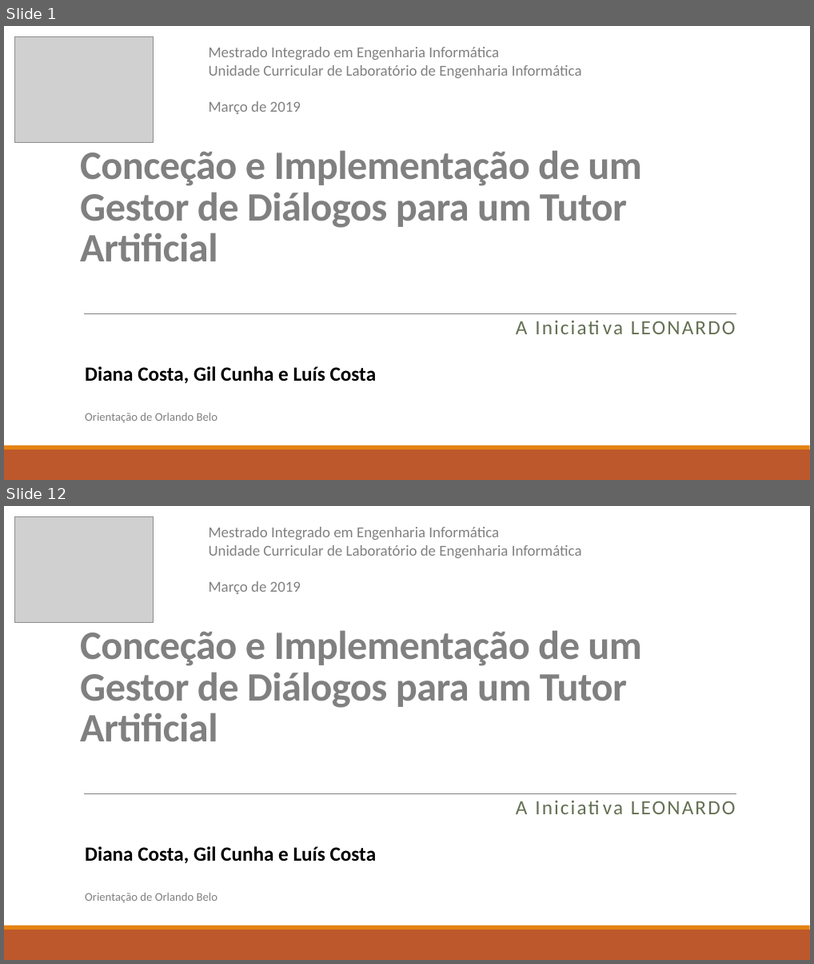
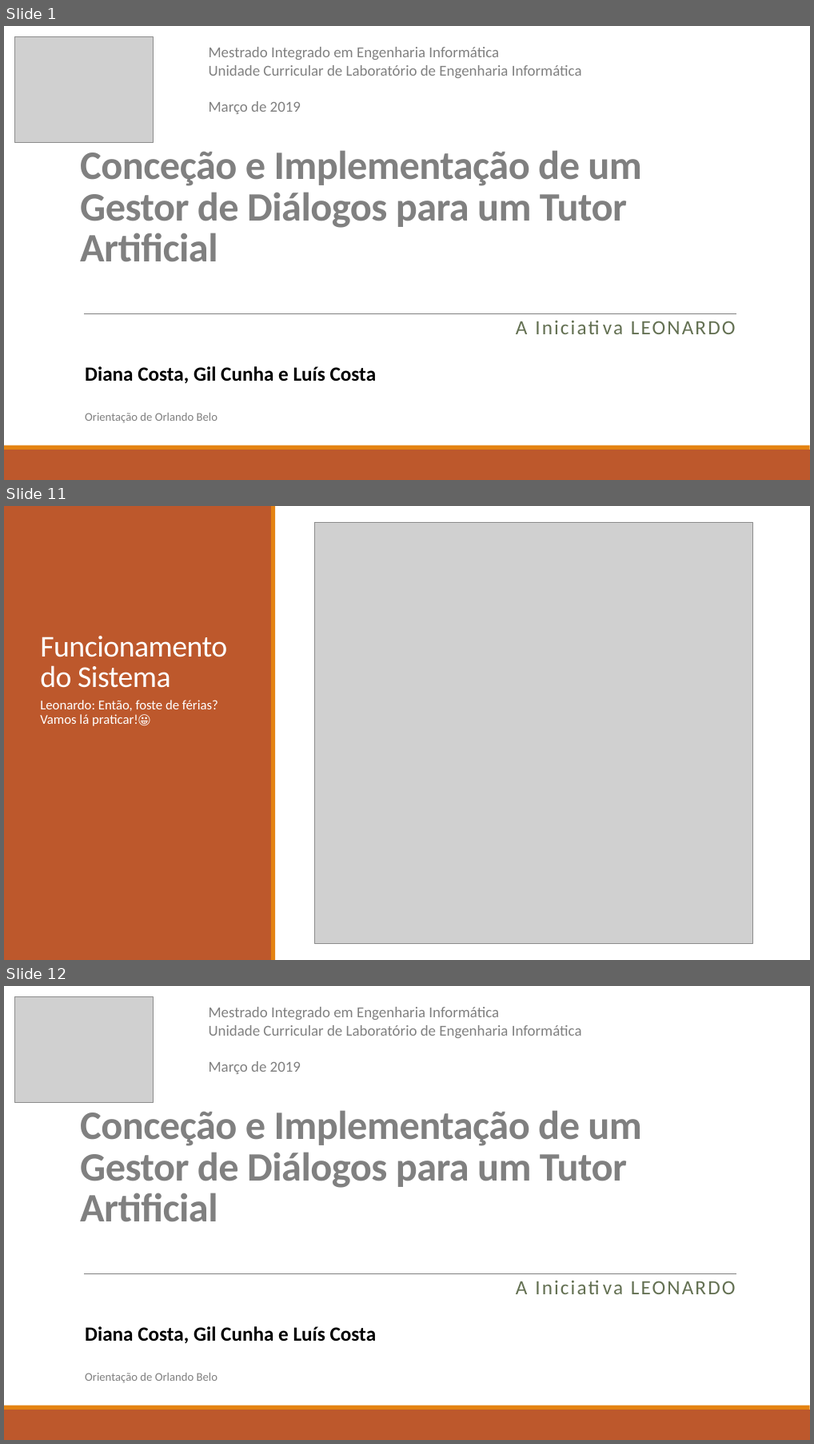
Before and after one commit to diisnc/Dialog_Agent_1819, a slide deck: Report/presentation_2_Diana.pptx. Shown one above the other, each under a label of ours: slides 1 and 12 before the commit, slides 1, 11 and 12 after it; the slides between them are not shown. The pictures are 814x964 and 814x1444 pixels, drawn with LibreOffice and Linux fonts; fonts in the diff are those of the drawing; grey boxes stand for pictures. Boxes give left, top, right and bottom in pixels: in the first picture for what was removed or moved away, otherwise in the second. Text is boxed around its words. In the diff, an @@ line names an element or a change of style, - is before the commit and + after.

```diff
--- a/Report/presentation_2_Diana.pptx
+++ b/Report/presentation_2_Diana.pptx
@@ slide 11 added at [4,506,810,960], background #FFFFFF @@
@@ rectangle added at [4,506,272,960], fill #BD582C @@
@@ rectangle added at [271,506,276,960], fill #E48312 @@
@@ picture added at [315,523,754,944] @@
@@ title added at [40,636,227,688], 36 pt, text #FFFFFF @@
+Funcionamento do Sistema
@@ text added at [40,700,218,726], 16 pt, text #FFFFFF @@
+Leonardo: Então, foste de férias? Vamos lá praticar!😀
```
Also in this commit, not shown: 2 slides changed, 7 other slides added, 8 slides removed, 2 other files.
